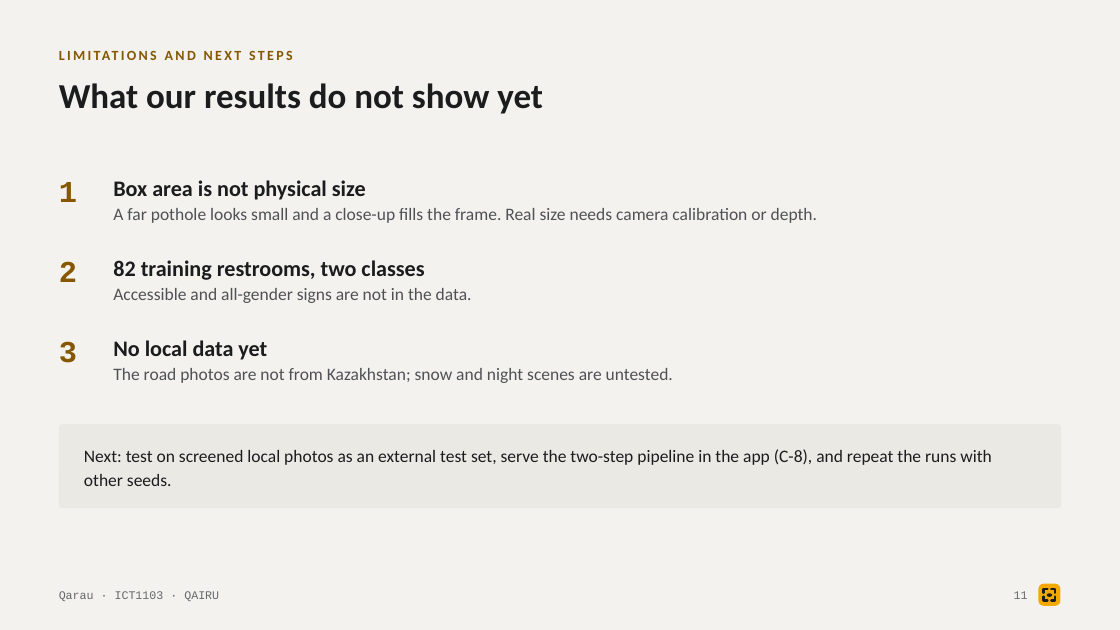
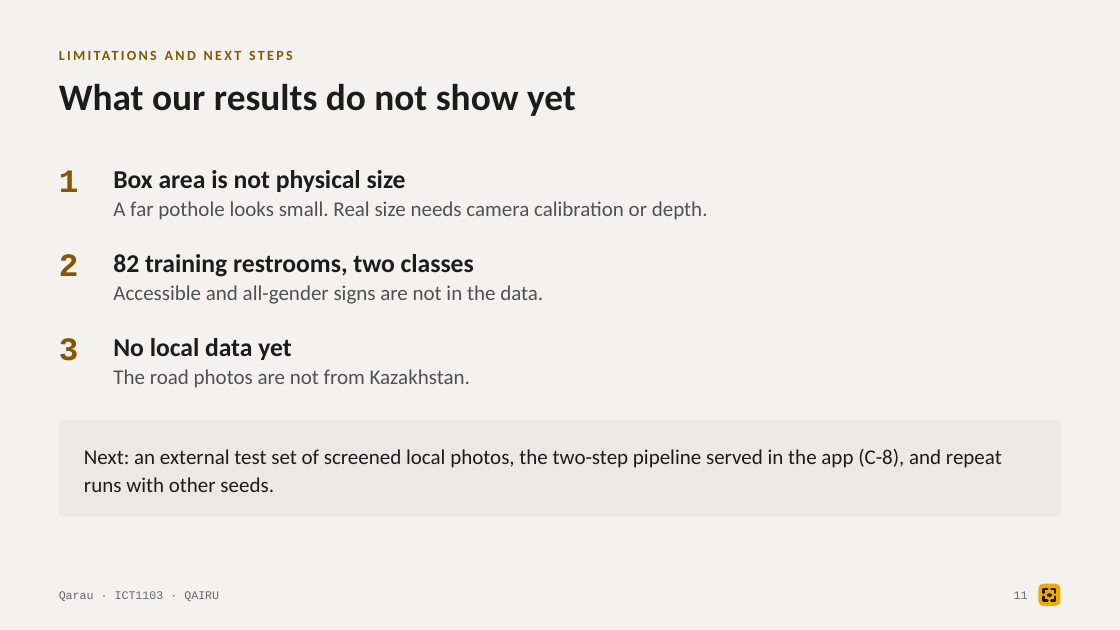
Before and after one commit to tairqaldy/jolscan-ict-final-1st-trimester, a slide deck: slide 11 of docs/deck/qarau-defense-deck.pptx. Drawn at 1120x630 pixels with LibreOffice and Linux fonts; fonts in the diff are those of the drawing. Boxes give left, top, right and bottom in pixels: in the first picture for what was removed or moved away, otherwise in the second. Text is boxed around its words. In the diff, an @@ line names an element or a change of style, - is before the commit and + after.

```diff
--- a/docs/deck/qarau-defense-deck.pptx
+++ b/docs/deck/qarau-defense-deck.pptx
@@ text "What our results do not ..." at <box>59,83,576,116</box>: size 30 to 32 pt @@
@@ size 26 to 28 pt in 3 elements at <box>59,338,79,361</box>, <box>59,254,79,276</box>, <box>59,170,79,192</box> @@
@@ 3 texts: place and size @@
-3 texts at <box>59,180,817,282</box>
+3 texts at <box>59,170,708,276</box>
@@ text at <box>113,170,406,192</box>: size 19 to 22 pt in "Box area is not physical size" @@
@@ text at <box>113,201,708,220</box>: text changed; size 15 to 18 pt @@
-A far pothole looks small and a close-up fills the frame. Real size needs camera calibration or depth.
+A far pothole looks small. Real size needs camera calibration or depth.
@@ text "82 training restrooms, two classes" at <box>113,254,543,304</box>: size 19 to 22 pt in "82 training restrooms, two classes"; size 15 to 18 pt in "Accessible and all-gender signs are not in ..." @@
@@ text at <box>113,338,291,360</box>: size 19 to 22 pt in "No local data yet" @@
@@ text at <box>113,369,470,388</box>: text changed; size 15 to 18 pt @@
-The road photos are not from Kazakhstan; snow and night scenes are untested.
+The road photos are not from Kazakhstan.
@@ rounded rectangle: place and size @@
-rounded rectangle at <box>59,424,1061,508</box>
+rounded rectangle at <box>59,420,1061,517</box>
@@ text at <box>84,449,1002,492</box>: text changed; size 15 to 18 pt @@
-Next: test on screened local photos as an external test set, serve the two-step pipeline in the app (C-8), and repeat the runs with other seeds.
+Next: an external test set of screened local photos, the two-step pipeline served in the app (C-8), and repeat runs with other seeds.
```
Also in this commit, not shown: 16 other slides changed, 5 other files.
